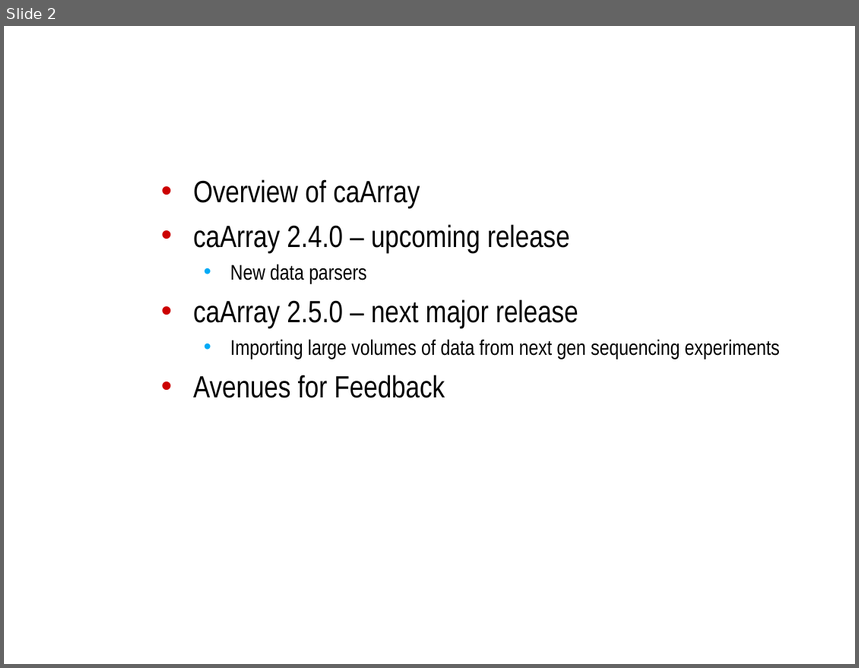
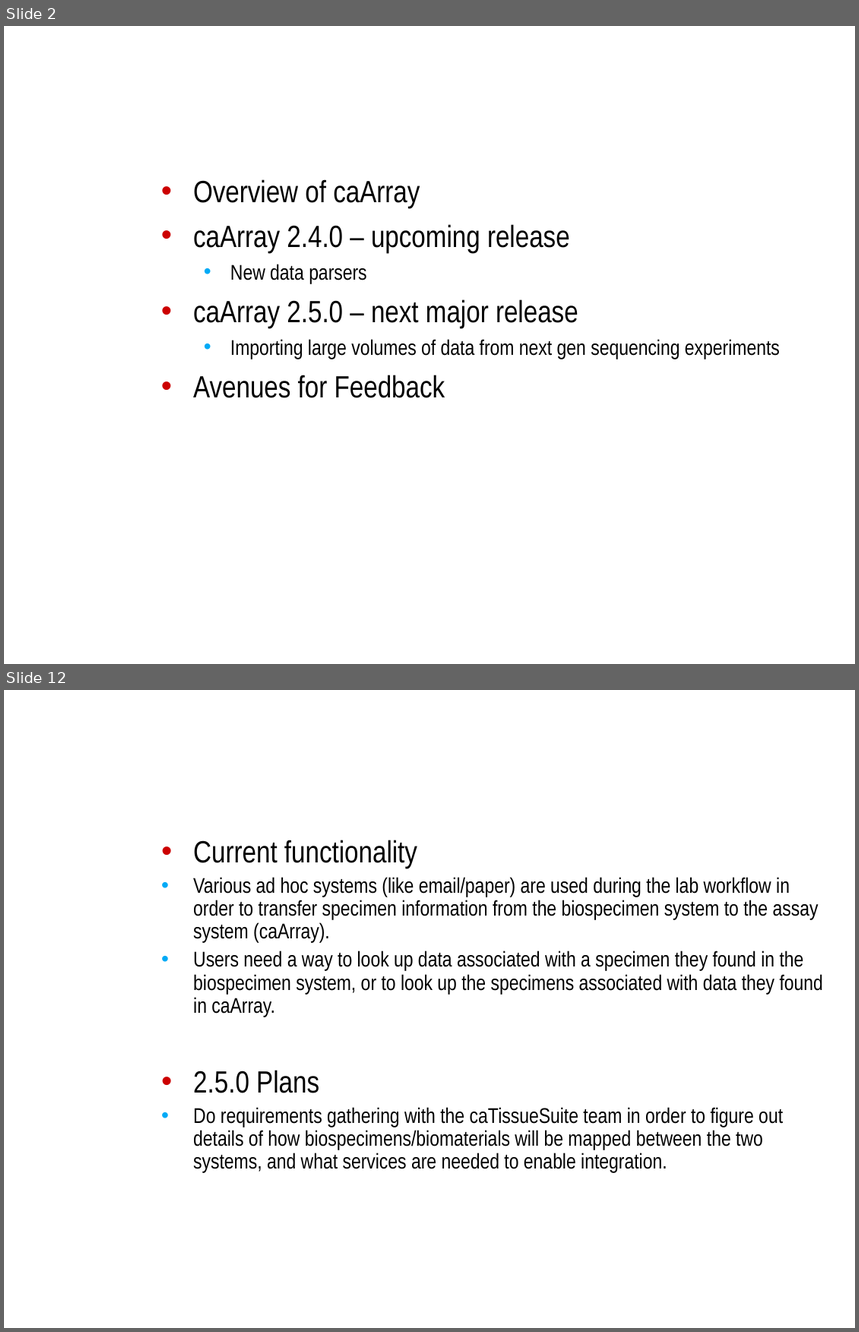
Before and after one commit to NCIP/caarray-docs, a slide deck: project_management/open_meetings/ICR_WS_Meeting_2010_08_11.ppt. Shown one above the other, each under a label of ours: slide 2 before the commit, slides 2 and 12 after it; the slides between them are not shown. The pictures are 859x668 and 859x1332 pixels, drawn with LibreOffice and Linux fonts; fonts in the diff are those of the drawing; background and template pictures are left out. Boxes give left, top, right and bottom in pixels: in the first picture for what was removed or moved away, otherwise in the second. Text is boxed around its words. In the diff, an @@ line names an element or a change of style, - is before the commit and + after.

```diff
--- a/project_management/open_meetings/ICR_WS_Meeting_2010_08_11.ppt
+++ b/project_management/open_meetings/ICR_WS_Meeting_2010_08_11.ppt
@@ slide 12 added at bbox=[4, 690, 855, 1328], background picture (left out) @@
@@ title added at bbox=[153, 690, 841, 818], 32 pt, text #FFFFFF, bold @@
+Plan for caTissue integration
@@ text added at bbox=[193, 840, 823, 1173], 18 pt, text #000000 @@
+  • Current functionality
+  • Various ad hoc systems (like email/paper) are used during the lab workflow in order to transfer specimen information from the biospecimen system to the assay system (caArray).
+  • Users need a way to look up data associated with a specimen they found in the biospecimen system, or to look up the specimens associated with data they found in caArray.
+  • 2.5.0 Plans
+  • Do requirements gathering with the caTissueSuite team in order to figure out details of how biospecimens/biomaterials will be mapped between the two systems, and what services are needed to enable integration.
```
Also in this commit, not shown: 12 slides changed, 1 other slide added.
